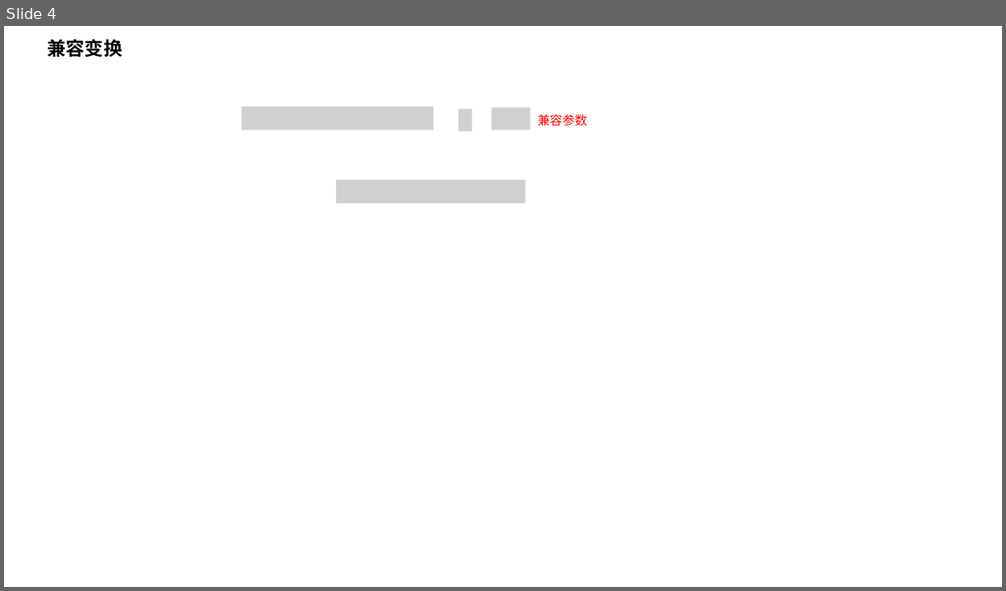
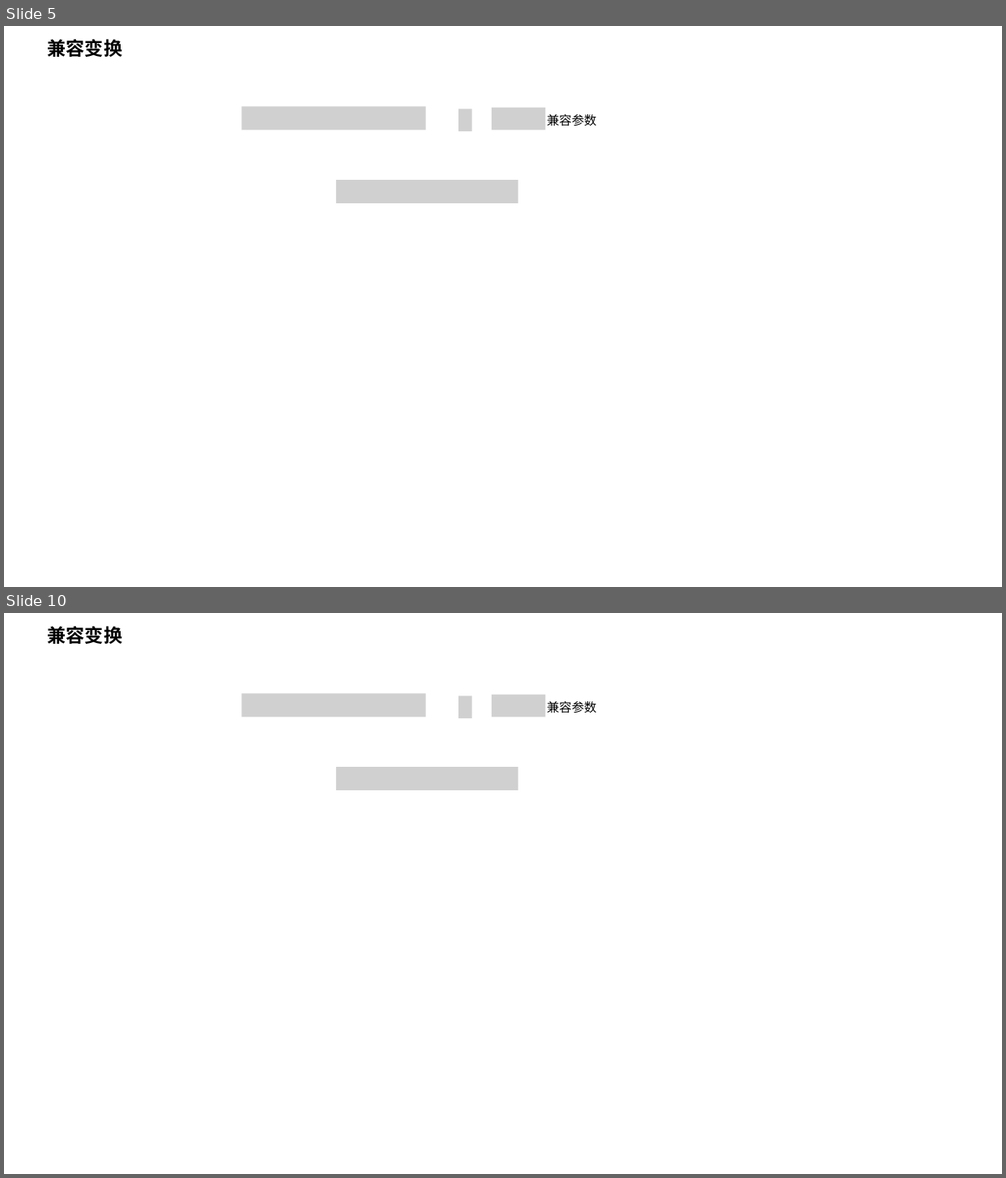
Before and after one commit to lmrshare/notes, a slide deck: papers/image-semantic-segmentation/mean_field.pptx. Shown one above the other, each under a label of ours: slide 4 before the commit, slides 5 and 10 after it; the slides between them are not shown. The pictures are 1006x591 and 1006x1178 pixels, drawn with LibreOffice and Linux fonts; fonts in the diff are those of the drawing; grey boxes stand for pictures. Boxes give left, top, right and bottom in pixels: in the first picture for what was removed or moved away, otherwise in the second. Text is boxed around its words. In the diff, an @@ line names an element or a change of style, - is before the commit and + after.

```diff
--- a/papers/image-semantic-segmentation/mean_field.pptx
+++ b/papers/image-semantic-segmentation/mean_field.pptx
@@ slide 10 added at bbox=[4, 613, 1002, 1174], background #FFFFFF @@
@@ text added at bbox=[48, 626, 122, 644], 18 pt, text #000000, bold @@
+兼容变换
@@ picture added at bbox=[241, 694, 425, 717] @@
@@ picture added at bbox=[458, 696, 472, 718] @@
@@ picture added at bbox=[492, 695, 545, 717] @@
@@ text added at bbox=[547, 701, 597, 713], 12 pt, text #000000 @@
+兼容参数
@@ picture added at bbox=[336, 767, 518, 790] @@
@@ what was slide 4 is now slide 5 @@
@@ slide 5 changed as well @@
@@ picture: place and size @@
-picture at bbox=[241, 107, 433, 130]
+picture at bbox=[241, 107, 425, 130]
@@ picture: place and size @@
-picture at bbox=[492, 108, 530, 130]
+picture at bbox=[492, 108, 545, 130]
@@ text "兼容参数": place and size @@
-text "兼容参数" at bbox=[538, 114, 588, 126]
+text "兼容参数" at bbox=[547, 114, 597, 126]
@@ text "兼容参数" at bbox=[547, 114, 597, 126]: text colour #FF0000 to #000000 @@
@@ picture: place and size @@
-picture at bbox=[336, 180, 526, 203]
+picture at bbox=[336, 180, 518, 203]
```
Also in this commit, not shown: 3 other slides changed, 15 other slides added.
